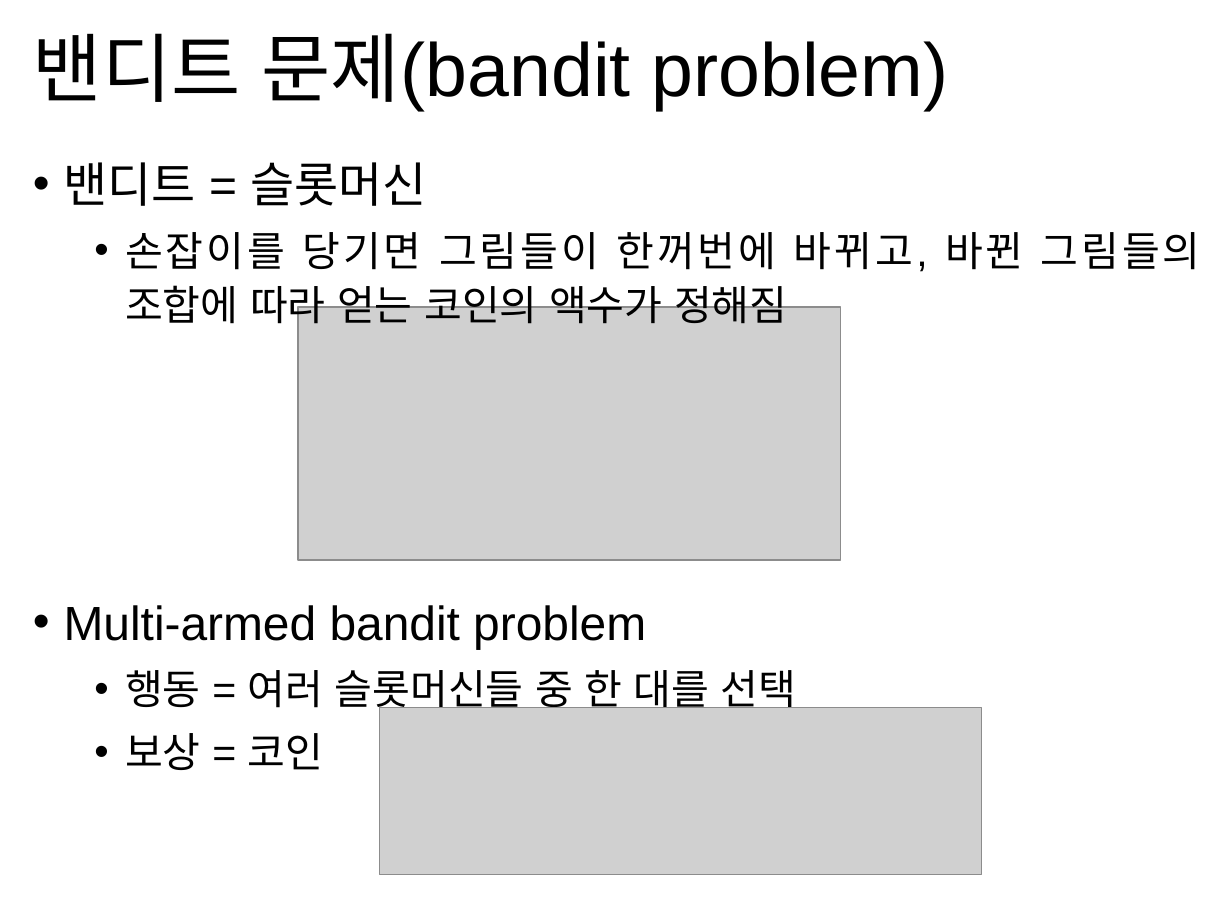
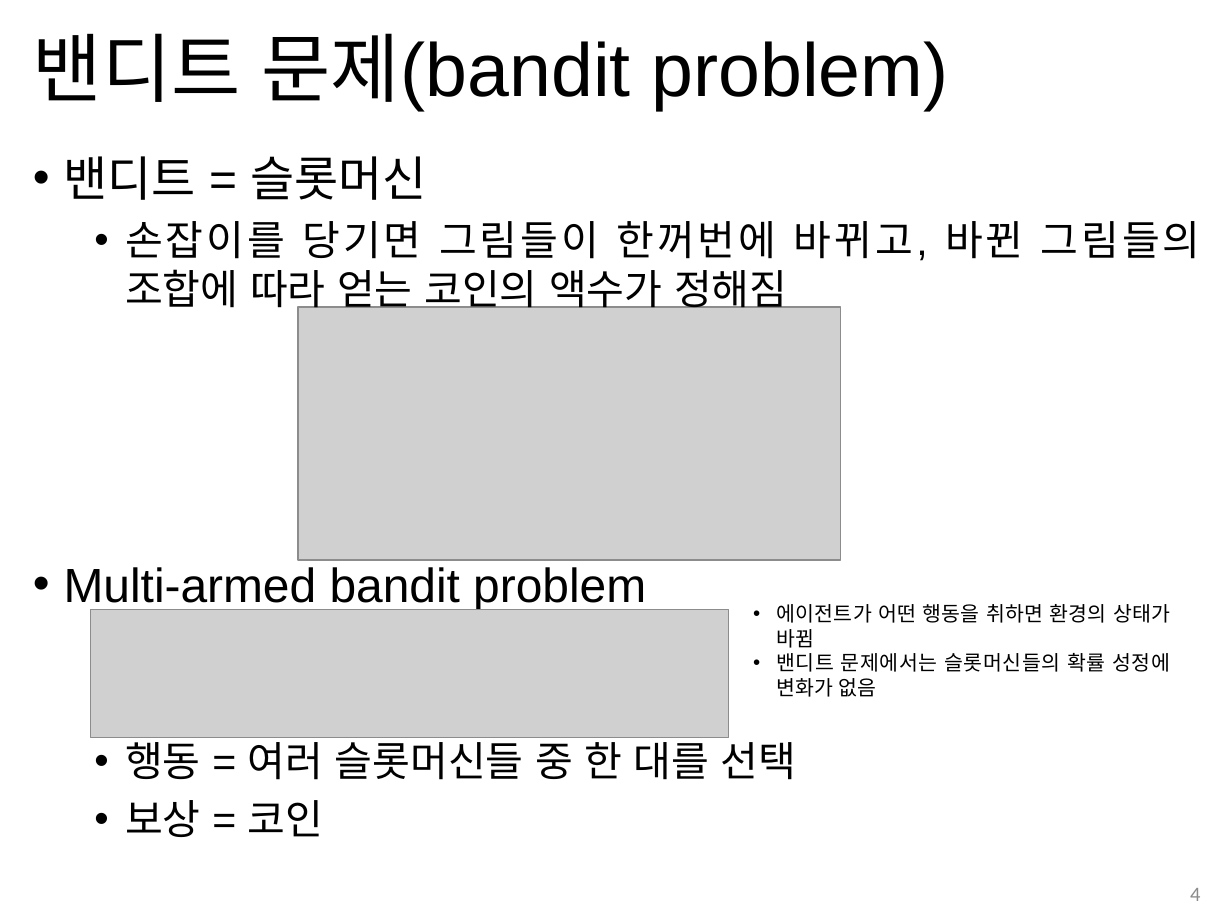
Before and after one commit to jhahncs/Class-Reinforcement-Learning, a slide deck: slide 4 of slides/강화학습_ch1_벤디트문제.pptx. Drawn at 1232x924 pixels with LibreOffice and Linux fonts; fonts in the diff are those of the drawing; grey boxes stand for pictures. Boxes give left, top, right and bottom in pixels: in the first picture for what was removed or moved away, otherwise in the second. Text is boxed around its words. In the diff, an @@ line names an element or a change of style, - is before the commit and + after.

```diff
--- a/slides/강화학습_ch1_벤디트문제.pptx
+++ b/slides/강화학습_ch1_벤디트문제.pptx
@@ text "밴디트 = 슬롯머신" at [64, 156, 1201, 837]: line spacing 1.1 to 1 @@
@@ picture: place and size @@
-picture at [379, 708, 982, 875]
+picture at [91, 610, 729, 738]
@@ text added at [776, 604, 1170, 697], 12 pt, text #000000 @@
+• 에이전트가 어떤 행동을 취하면 환경의 상태가 바뀜
+• 밴디트 문제에서는 슬롯머신들의 확률 성정에 변화가 없음
@@ page number added at [1190, 888, 1200, 901], 12 pt, text #8C8C8C @@
+4
```
Also in this commit, not shown: 16 other slides changed, 8 slides added, 1 other file.
